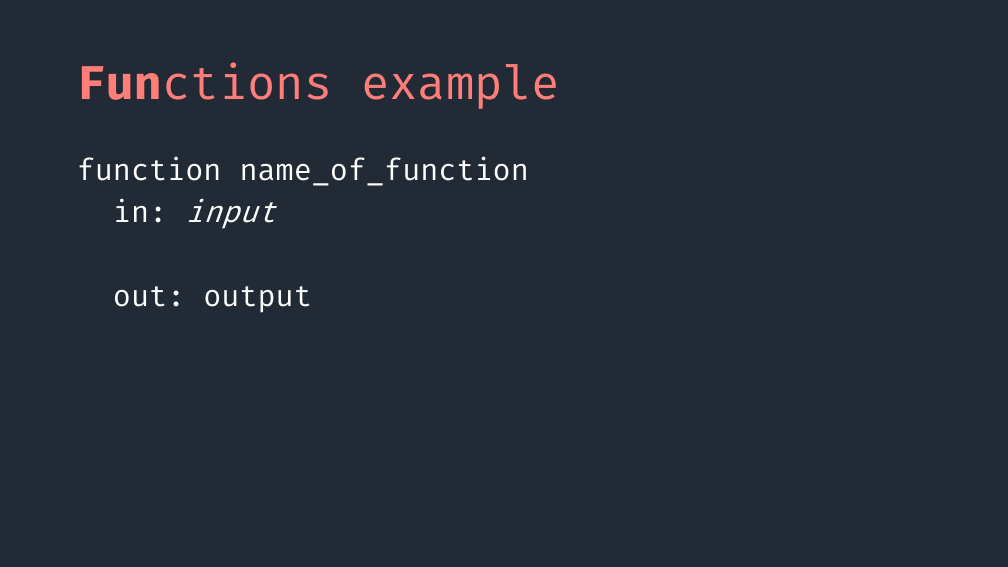
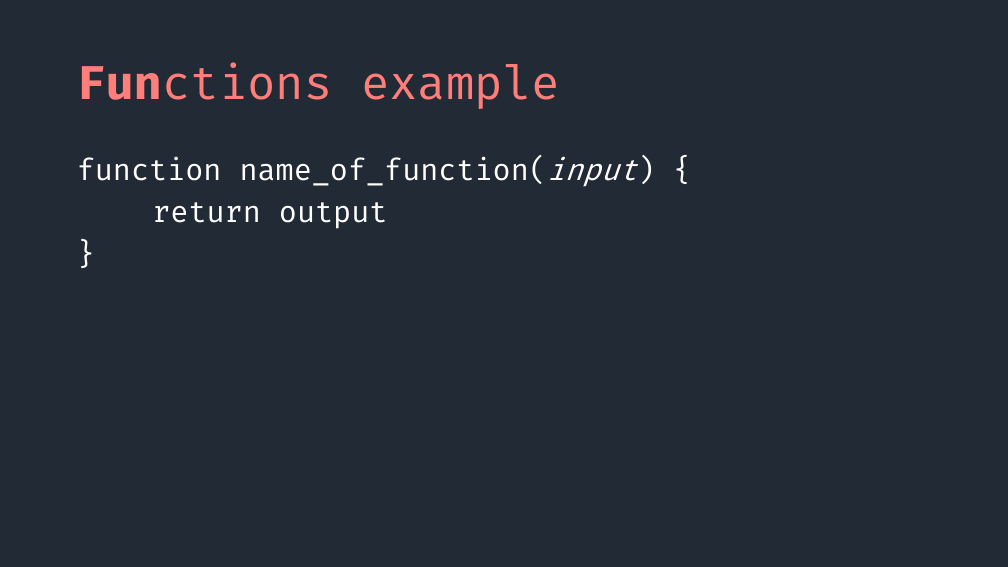
Before and after one commit to SeanMcP/college-career-day, a slide deck: slide 12 of presentation.pptx (slide 7 before the commit). Drawn at 1008x567 pixels with LibreOffice and Linux fonts; fonts in the diff are those of the drawing. Boxes give left, top, right and bottom in pixels: in the first picture for what was removed or moved away, otherwise in the second. Text is boxed around its words. In the diff, an @@ line names an element or a change of style, - is before the commit and + after.

```diff
--- a/presentation.pptx
+++ b/presentation.pptx
@@ text at [77, 156, 637, 229]: text changed @@
-function name_of_function
-in: input
-out: output
+function name_of_function(input) {
+return output
+}
```
Also in this commit, not shown: 8 other slides changed, 17 slides added.
